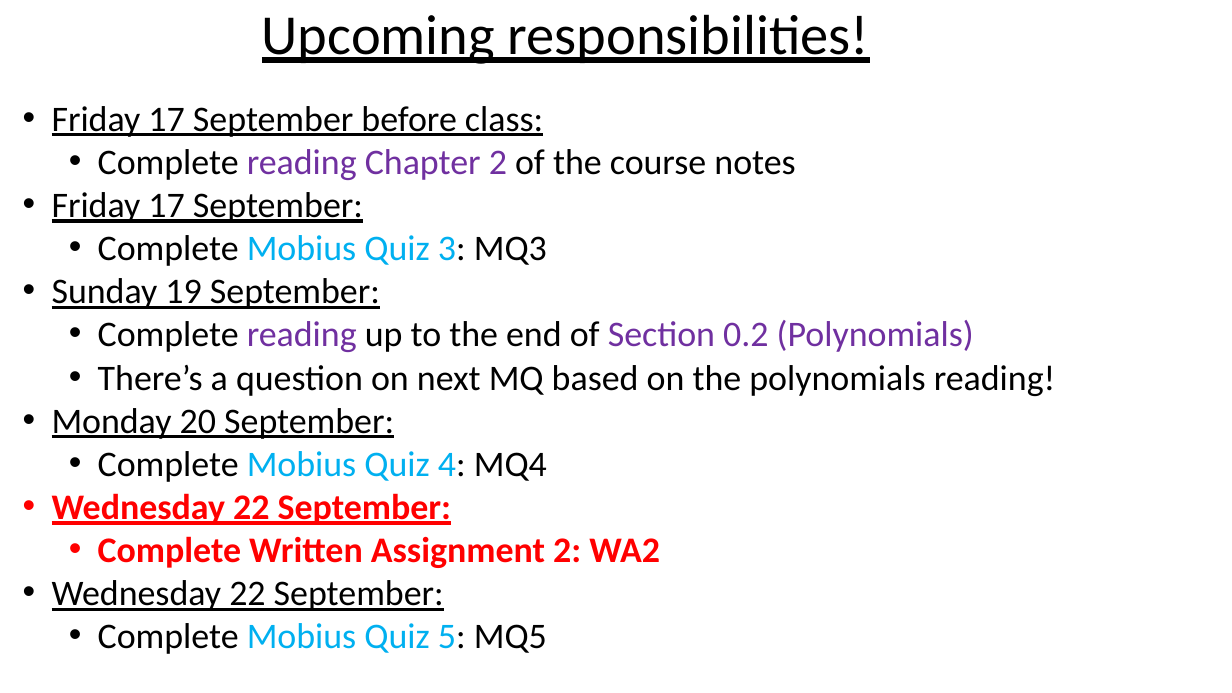
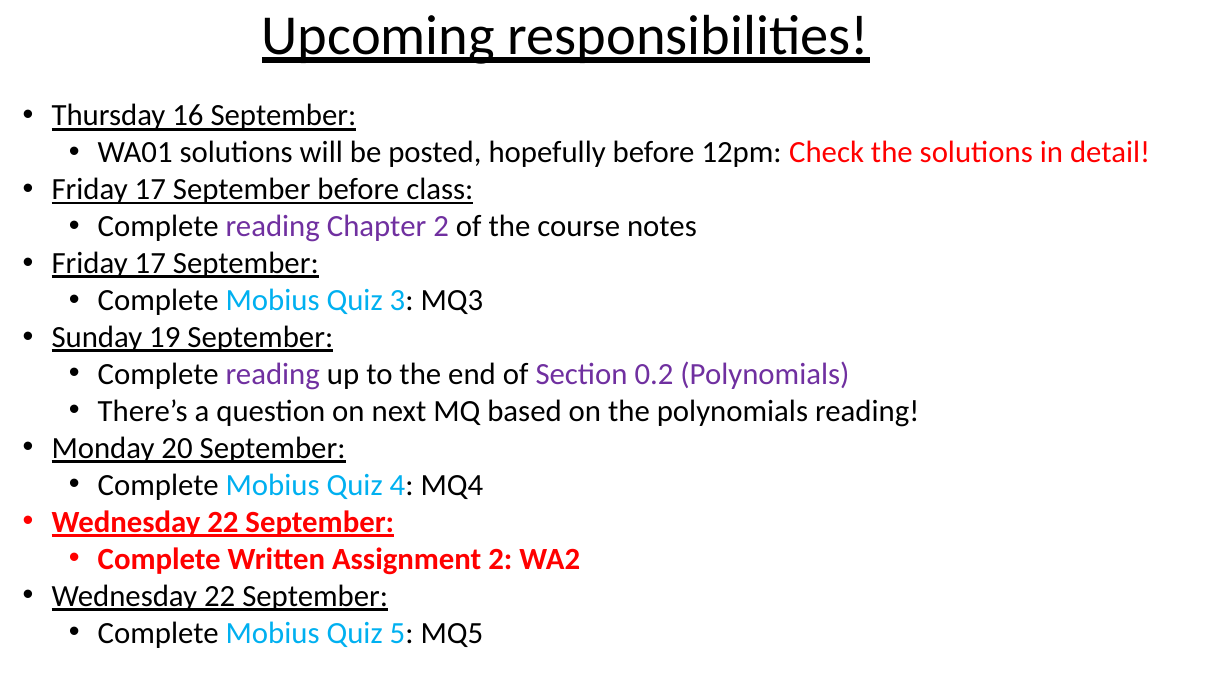
Before and after one commit to ndattani/Lecture_Notes, a slide deck: slide 3 of University_of_Waterloo/Fall_2021/MATH135/UW_Fall2021_MATH135_Lecture4.pptx. Drawn at 1232x693 pixels with LibreOffice and Linux fonts; fonts in the diff are those of the drawing. Boxes give left, top, right and bottom in pixels: in the first picture for what was removed or moved away, otherwise in the second. Text is boxed around its words. In the diff, an @@ line names an element or a change of style, - is before the commit and + after.

```diff
--- a/University_of_Waterloo/Fall_2021/MATH135/UW_Fall2021_MATH135_Lecture4.pptx
+++ b/University_of_Waterloo/Fall_2021/MATH135/UW_Fall2021_MATH135_Lecture4.pptx
@@ text at box(52, 103, 1150, 167): paragraphs added @@
+• Thursday 16 September:
+  • WA01 solutions will be posted, hopefully before 12pm: Check the solutions in detail!
@@ text at box(52, 177, 919, 648): size 28 to 24 pt in "Friday 17 September before class:", "Complete reading Chapter 2 of the course ...", "Friday 17 September:", "Complete Mobius Quiz 3: MQ3" and 9 more places @@
```
Also in this commit, not shown: 1 other slide changed, 29 slides added, 4 other files.
